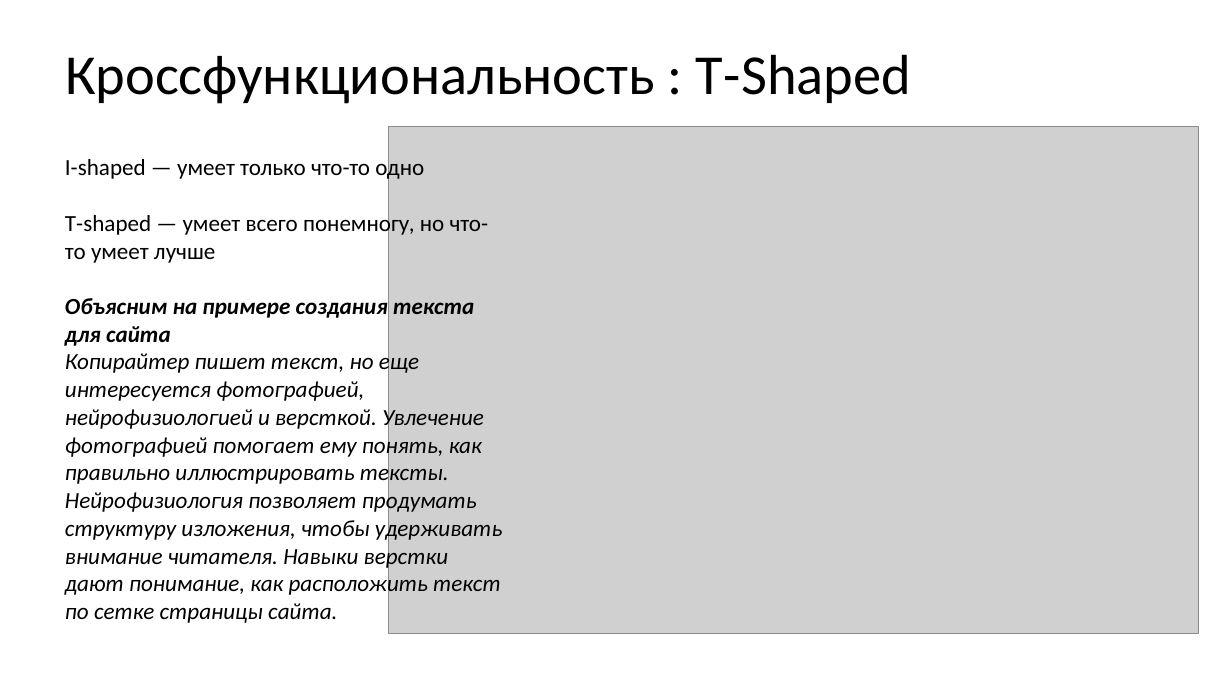
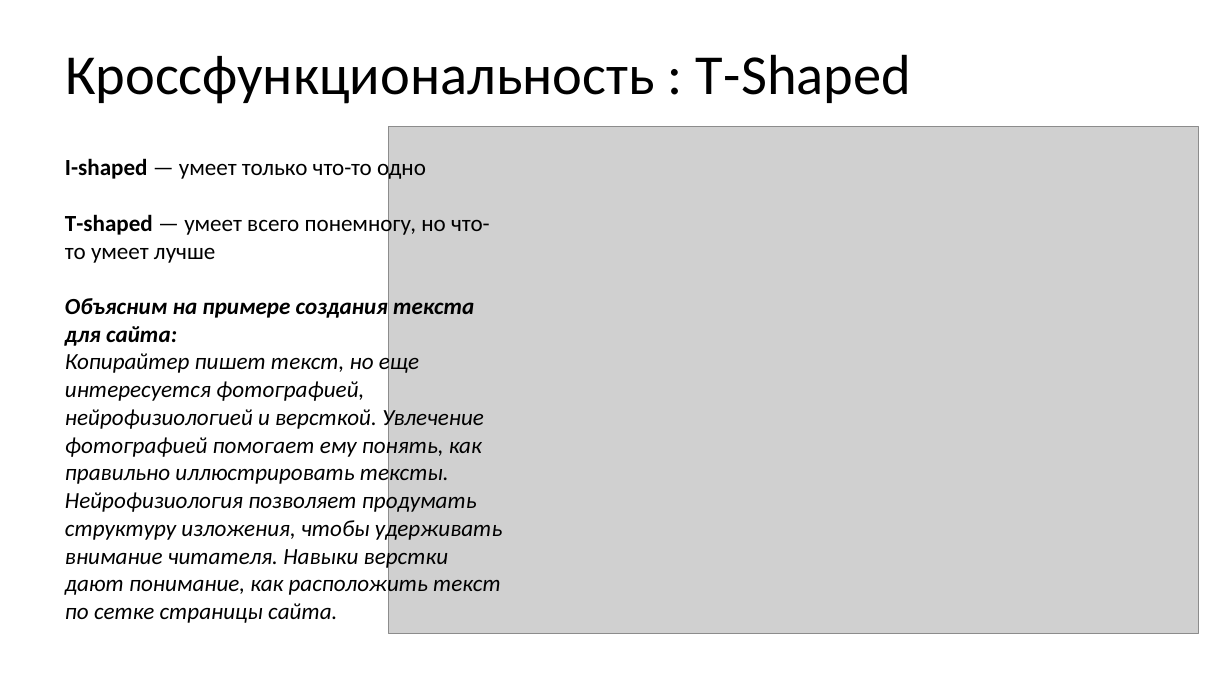
Before and after one commit to xtrueman/soft_dev_mgmt_course, a slide deck: slide 14 of slides/01-SCRUM.pptx. Drawn at 1232x693 pixels with LibreOffice and Linux fonts; fonts in the diff are those of the drawing; grey boxes stand for pictures. Boxes give left, top, right and bottom in pixels: in the first picture for what was removed or moved away, otherwise in the second. Text is boxed around its words. In the diff, an @@ line names an element or a change of style, - is before the commit and + after.

```diff
--- a/slides/01-SCRUM.pptx
+++ b/slides/01-SCRUM.pptx
@@ text at <box>65,156,490,263</box>: bold on in "I-shaped", "T-shaped" @@
@@ text at <box>65,298,474,346</box>: text changed @@
-Объясним на примере создания текста для сайта
+Объясним на примере создания текста для сайта:
```
Also in this commit, not shown: 4 other slides changed, 5 slides added, 3 other files.
